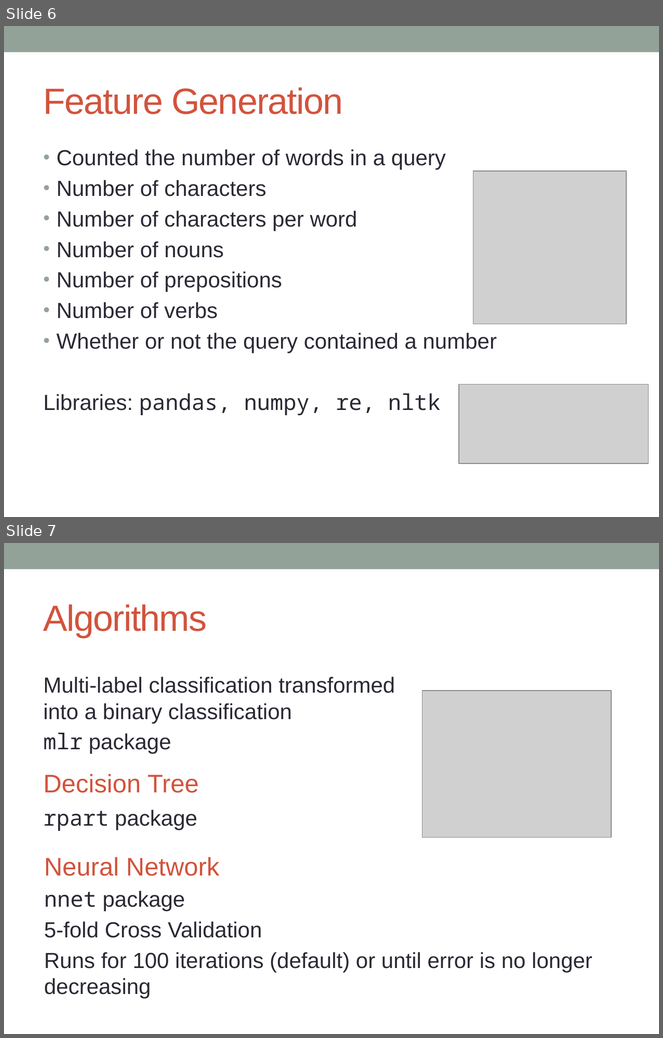
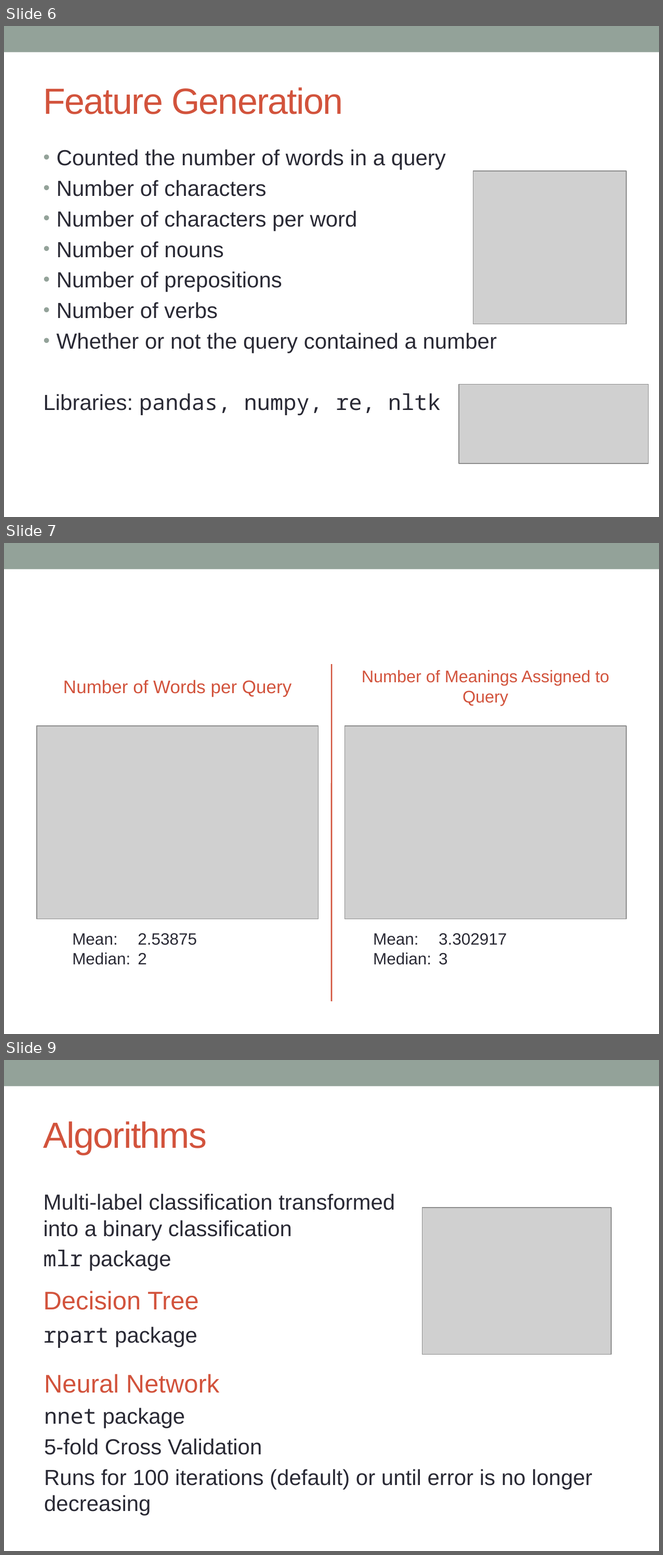
Before and after one commit to jcbain/web_query_classification, a slide deck: presentation.pptx. Shown one above the other, each under a label of ours: slides 6 and 7 before the commit, slides 6, 7 and 9 after it; the slides between them are not shown. The pictures are 663x1038 and 663x1555 pixels, drawn with LibreOffice and Linux fonts; fonts in the diff are those of the drawing; grey boxes stand for pictures. Boxes give left, top, right and bottom in pixels: in the first picture for what was removed or moved away, otherwise in the second. Text is boxed around its words. In the diff, an @@ line names an element or a change of style, - is before the commit and + after.

```diff
--- a/presentation.pptx
+++ b/presentation.pptx
@@ slide 7 added at bbox=[4, 543, 659, 1034], background #FFFFFF; not listed: 1 template element that a slide beside it also shows @@
@@ line added from (332, 664) to (332, 1002), #D2533C 1.5 pt @@
@@ text added at bbox=[63, 680, 292, 696], 20 pt, text #D2533C @@
+Number of Words per Query
@@ text added at bbox=[362, 670, 609, 706], 18.5 pt, text #D2533C @@
+Number of Meanings Assigned to Query
@@ picture added at bbox=[37, 726, 319, 919] @@
@@ picture added at bbox=[345, 726, 626, 919] @@
@@ text added at bbox=[72, 934, 197, 965], 18 pt, text #292934 @@
+Mean: 2.53875
+Median: 2
@@ text added at bbox=[373, 934, 507, 965], 18 pt, text #292934 @@
+Mean: 3.302917
+Median: 3
@@ what was slide 7 is now slide 9 @@
```
Also in this commit, not shown: 1 slide changed, 1 other slide added, 3 other files.
